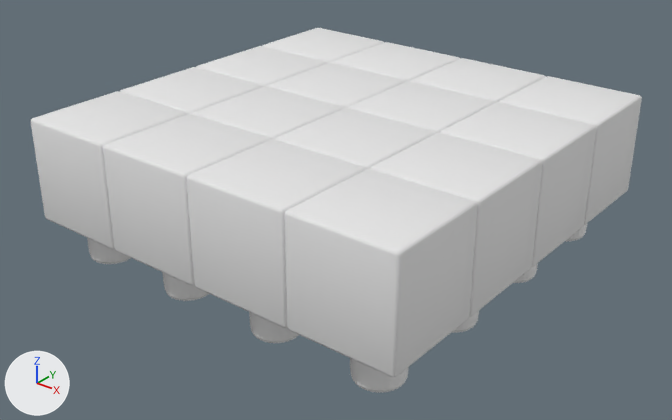
The FBX model Assets/Modelos/Trampas/trampa pinchos.fbx, before and after one commit.
Rendered twice from a camera (50 mm lens) standing at (4.98, -6.38, 3.36) and looking at (0.01, -0.16, -0.49). Arrows for +X, +Y and +Z are at lower left; the lights stay in place. Where no turn or scale is listed for an object, it has been applied to the vertices. Vertices at the same position are counted once.

Script lines for the objects in view, before the commit:
```python
me_cube_004 = bpy.data.meshes.new('Cube.004')
me_cube_004.from_pydata(...)  # 890 vertices, 864 faces; spans x -2.0..2.0, y -2.0..2.0, z -0.5..0.5
me_cube_004.materials.append(mat_material)  # white #e7e7e7
me_cylinder_002 = bpy.data.meshes.new('Cylinder.002')
me_cylinder_002.from_pydata(...)  # 61472 vertices, 61440 faces; spans x -1.0..15.0, y -14.8..1.0, z -1.0..1.0
ob_4x4_plano = bpy.data.objects.new('4x4 plano', me_cube_004)
ob_4x4_plano.location = (0.0, 0.0, 0.0)
ob_cylinder_002 = bpy.data.objects.new('Cylinder.002', me_cylinder_002)
ob_cylinder_002.location = (-1.575, 1.524, -0.275)
ob_cylinder_002.rotation_euler = (0.0, 0.0, -3.142)  # degrees (0, 0, -180)
ob_cylinder_002.scale = (-0.225, -0.225, -0.649)
```
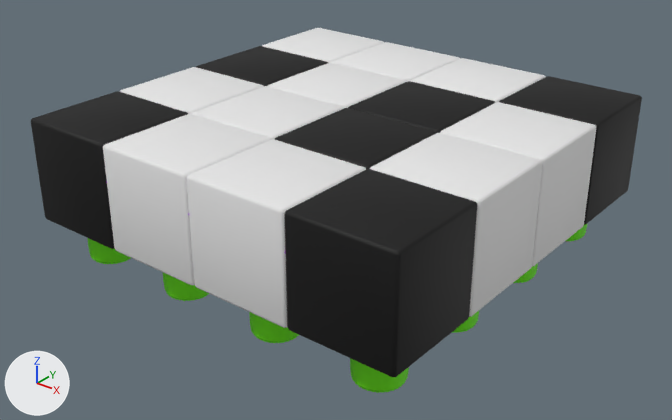
What differs and where, as boxes (x1, y1, x2, y2) in the pictures (672 x 420 px):
'4x4 plano', recoloured (white to black)
    both: (31, 44, 642, 377)
'Cylinder.002', recoloured
    both: (87, 224, 587, 393)
part 1 of me_cube_004, recoloured (white to black)
    both: (275, 76, 642, 377)
part 2 of me_cube_004, recoloured (white to black)
    both: (31, 91, 188, 249)
part 3 of me_cube_004, recoloured (white to black)
    both: (196, 46, 328, 86)

Patch to the scene script:
```diff
--- a/Assets/Modelos/Trampas/trampa pinchos.fbx.py
+++ b/Assets/Modelos/Trampas/trampa pinchos.fbx.py
@@ mat_negro @@
+mat_negro = principled_material('Negro')
+mat_negro.base_color = (0.0, 0.0, 0.0)  # black #000000
+mat_negro.roughness = 0.69
@@ mat_blanco @@
+mat_blanco = principled_material('Blanco')
+mat_blanco.base_color = (0.8, 0.8, 0.8)  # white #e7e7e7
+mat_blanco.roughness = 0.69
@@ me_cube_004 @@
 me_cube_004.from_pydata(...)  # 890 vertices, 864 faces; spans x -2.0..2.0, y -2.0..2.0, z -0.5..0.5
 # used by ob_4x4_plano; location = (0.0, 0.0, 0.0)
+# me_cube_004 part 1: 216 of the faces centred in x 0.0..2.0, y -2.0..2.0, z -0.5..0.5 switch from mat_material (white #e7e7e7) to mat_negro (black #000000)
+# me_cube_004 part 2: 54 of the faces centred in x -2.0..-1.0, y -2.0..-1.0, z -0.5..0.5 switch from mat_material (white #e7e7e7) to mat_negro (black #000000)
+# me_cube_004 part 3: 54 of the faces centred in x -2.0..-1.0, y 0.0..1.0, z -0.5..0.5 switch from mat_material (white #e7e7e7) to mat_negro (black #000000)
+me_cube_004.materials.append(mat_blanco)  # white #e7e7e7
```
